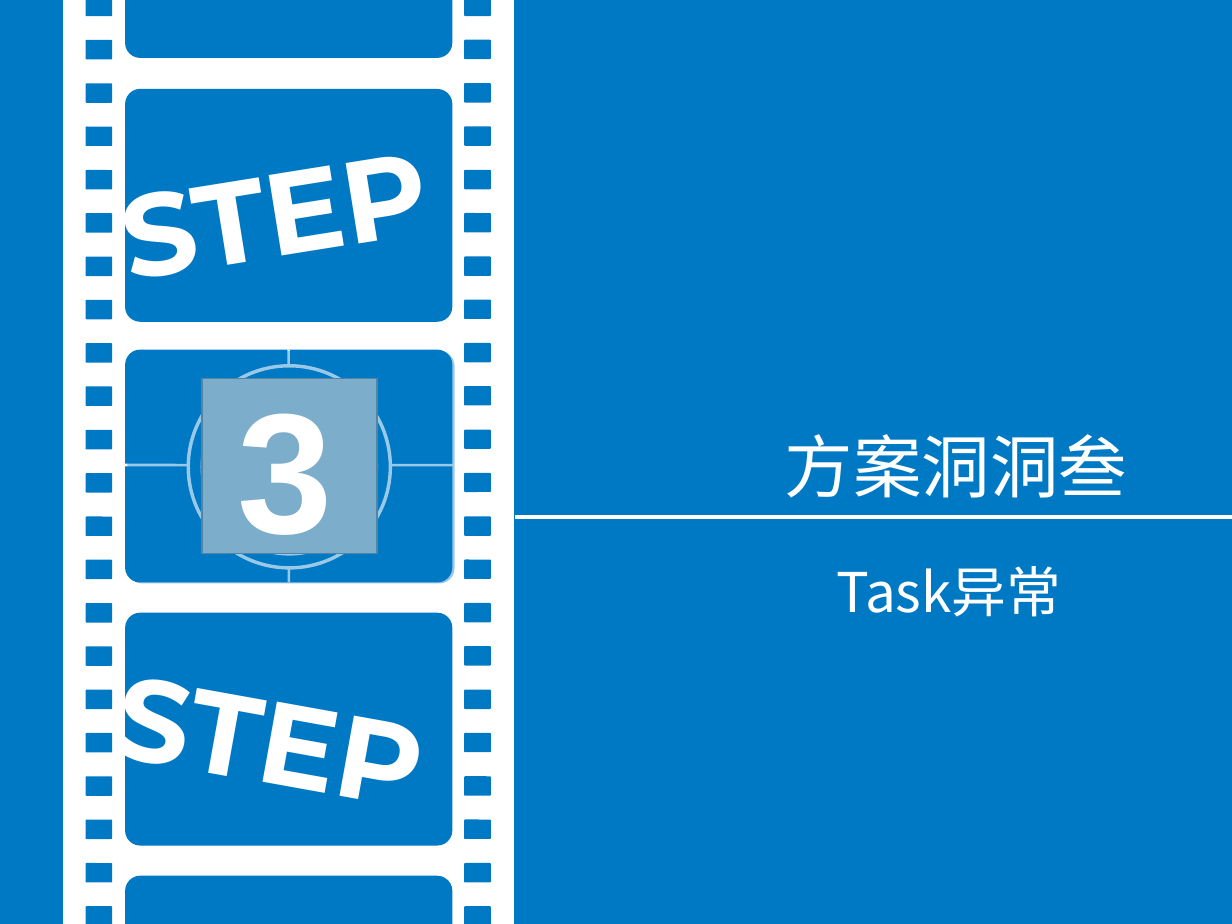
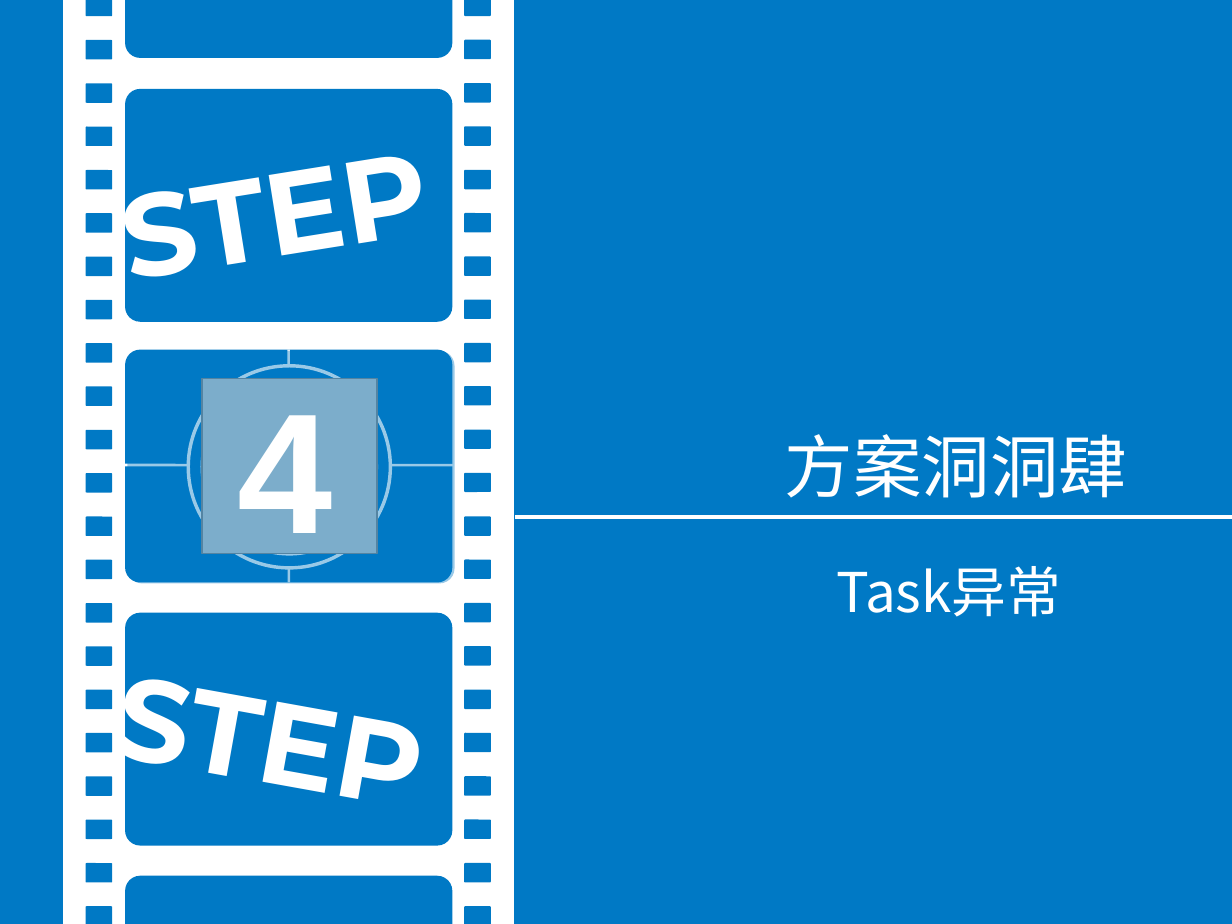
Before and after one commit to fuhaih/MyDiary, a slide deck: slide 17 of ppt/exception.ppt (slide 13 before the commit). Drawn at 1232x924 pixels with LibreOffice and Linux fonts; fonts in the diff are those of the drawing; grey boxes stand for pictures. Boxes give left, top, right and bottom in pixels: in the first picture for what was removed or moved away, otherwise in the second. Text is boxed around its words. In the diff, an @@ line names an element or a change of style, - is before the commit and + after.

```diff
--- a/ppt/exception.ppt
+++ b/ppt/exception.ppt
@@ text at box(238, 415, 333, 564): text changed @@
-3
+4
@@ text at box(785, 434, 1127, 498): text changed @@
-方案洞洞叁
+方案洞洞肆
```
Also in this commit, not shown: 3 other slides changed, 6 slides added, 4 slides removed, 1 other file.
